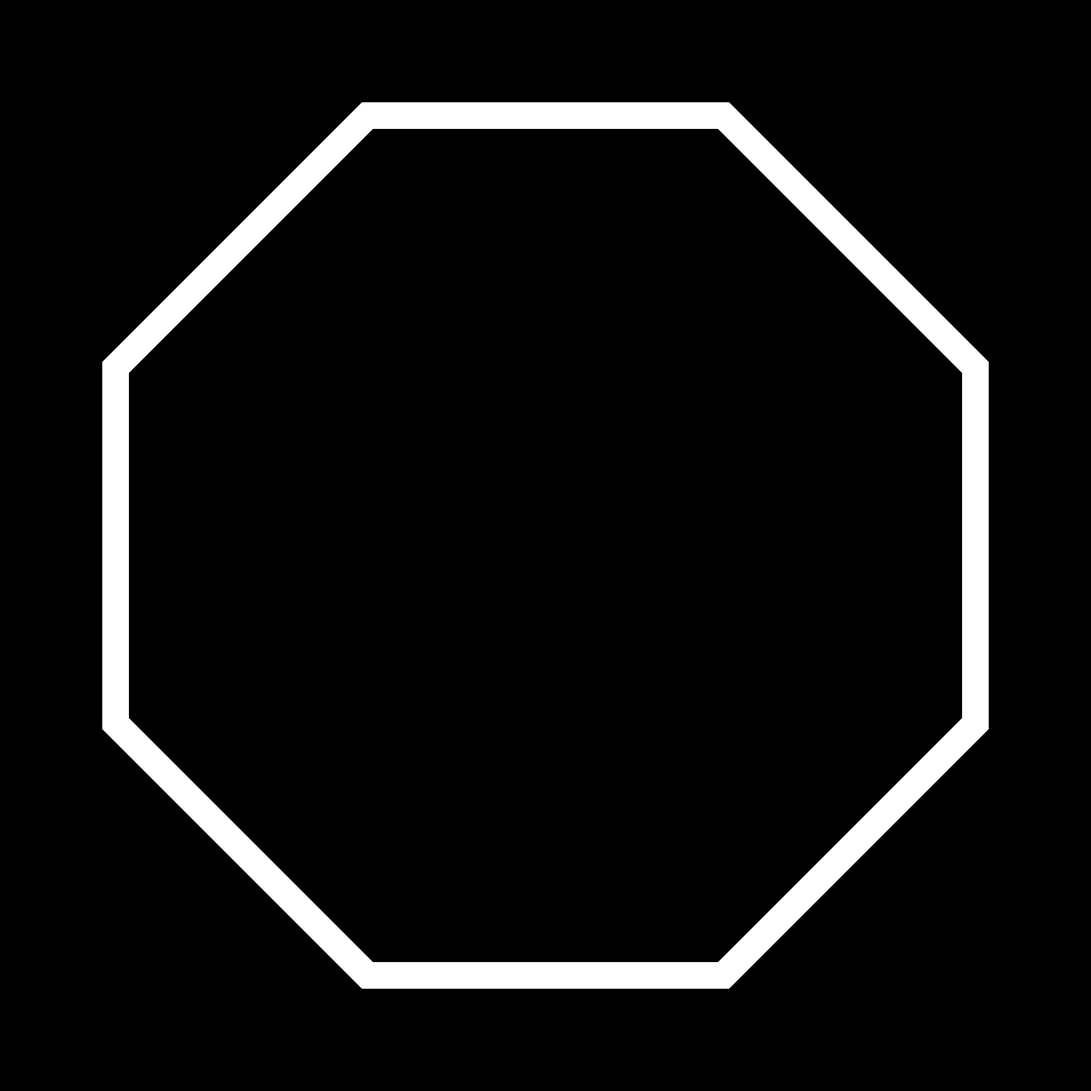
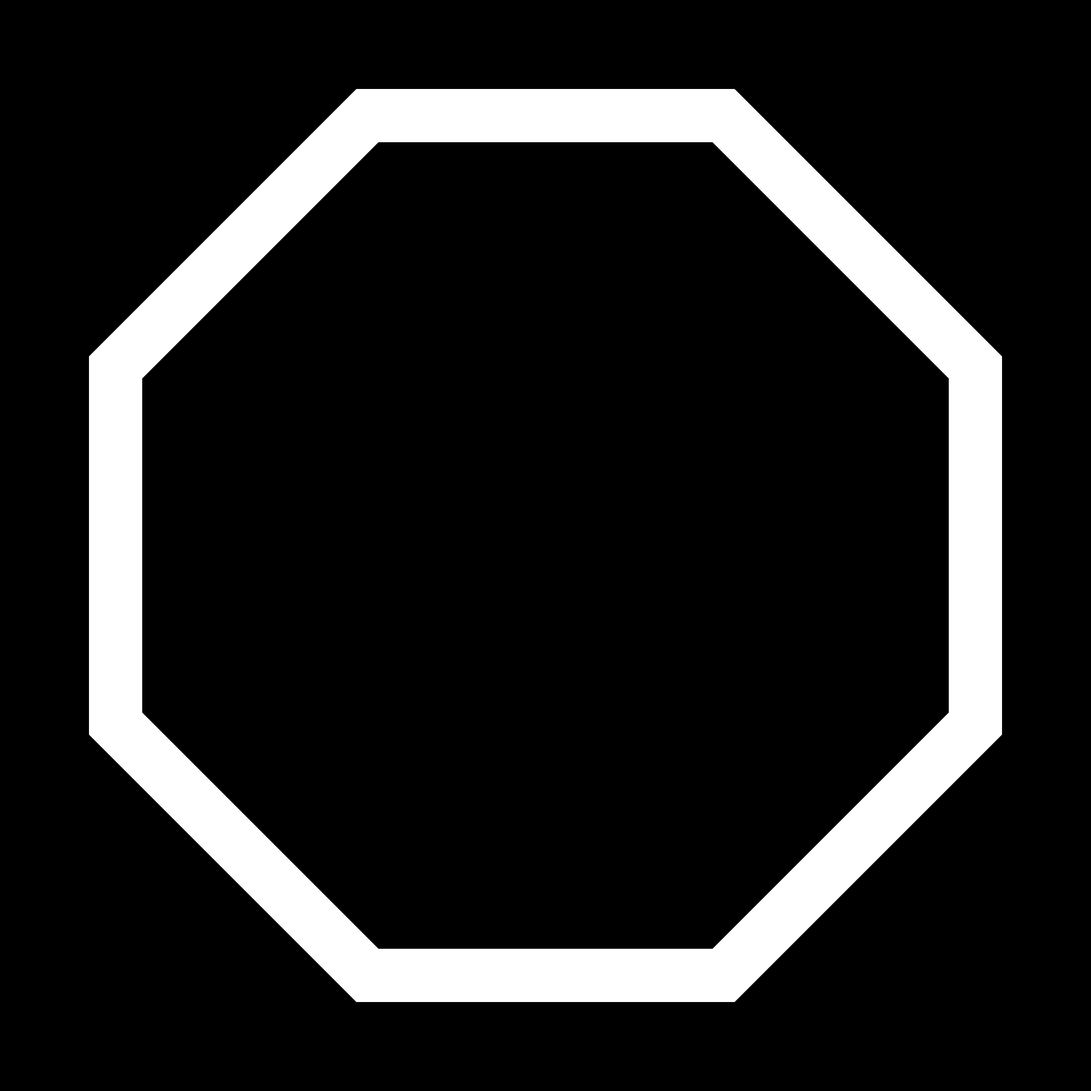
Layers edited between the first and the second 1091x1091 image:
painted on "Polygon 1" over [89, 89, 1003, 1003]
